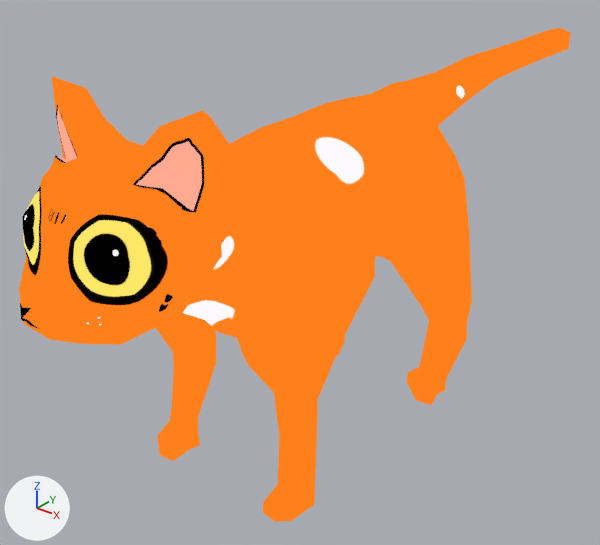
Renders of the Blender file Assets/Meshes/Cat.blend from each side of a commit.
One viewpoint serves both versions: a 50 mm camera at (13.6, -9.5, 6.8) aimed at (-1.5, 9.3, -4.8). Lighting does not change. The marker at lower left points along +X, +Y and +Z.
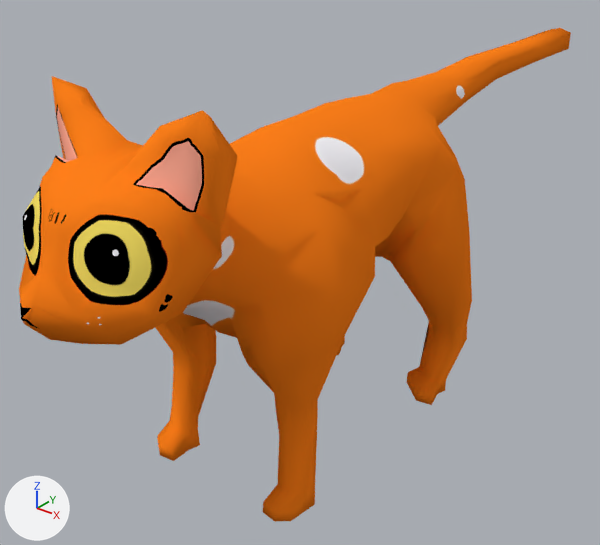
Changed parts and their boxes (x1, y1, x2, y2) in the pictures (600 x 545 px):
'Cube', recoloured
    both: (19, 28, 571, 522)

Diff of the bpy script that builds the scene:
```diff
--- a/Assets/Meshes/Cat.blend.py
+++ b/Assets/Meshes/Cat.blend.py
@@ mat_material @@
 n1 = _N.new('ShaderNodeTexImage'); n1.name = 'Image Texture'
 n0 = _N.new('ShaderNodeOutputMaterial'); n0.name = 'Material Output'
 n1.image = img_cat
-_L.new(n1.outputs[0], n0.inputs[0])  # 'Color' to 'Surface'
+n2 = _N.new('ShaderNodeBsdfDiffuse'); n2.name = 'Diffuse BSDF'
+_L.new(n1.outputs[0], n2.inputs[0])  # 'Color' to 'Color'
+_L.new(n2.outputs[0], n0.inputs[0])  # 'BSDF' to 'Surface'
```
